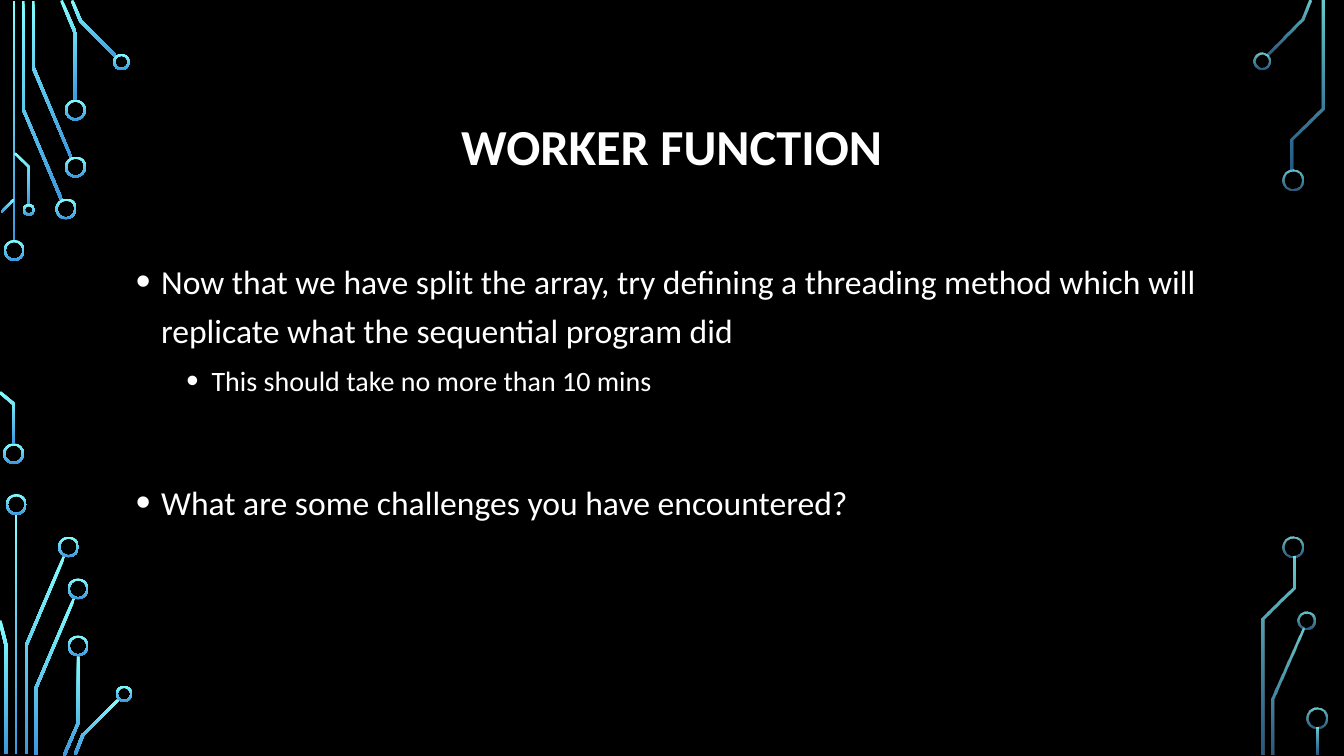
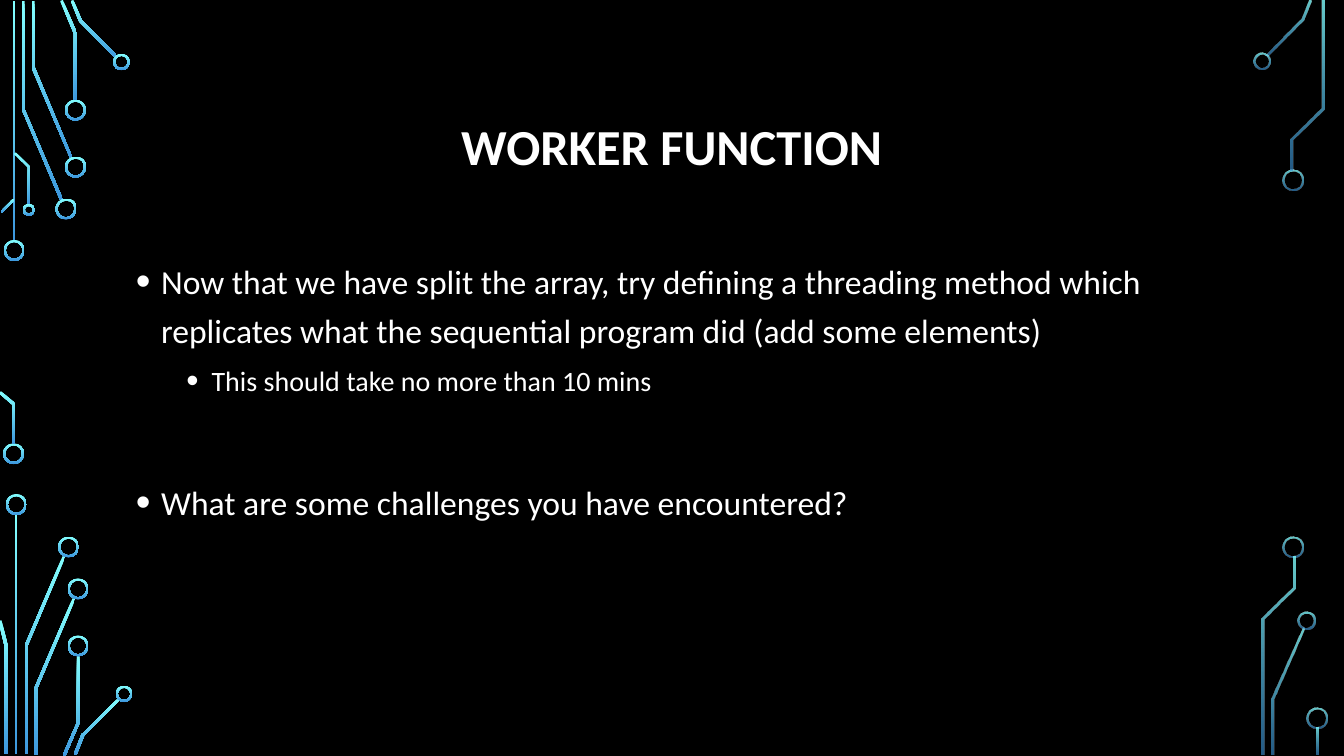
Before and after one commit to psypdt/Advanced_Summer_Course, a slide deck: slide 9 of Day3/Day_3.pptx. Drawn at 1344x756 pixels with LibreOffice and Linux fonts; fonts in the diff are those of the drawing; background and template pictures are left out. Boxes give left, top, right and bottom in pixels: in the first picture for what was removed or moved away, otherwise in the second. Text is boxed around its words. In the diff, an @@ line names an element or a change of style, - is before the commit and + after.

```diff
--- a/Day3/Day_3.pptx
+++ b/Day3/Day_3.pptx
@@ text at (x1=161, y1=270, x2=1140, y2=349): text changed @@
-• Now that we have split the array, try defining a threading method which will replicate what the sequential program did
+• Now that we have split the array, try defining a threading method which replicates what the sequential program did (add some elements)
```
Also in this commit, not shown: 26 other slides changed, 1 slide added, 1 slide removed.
